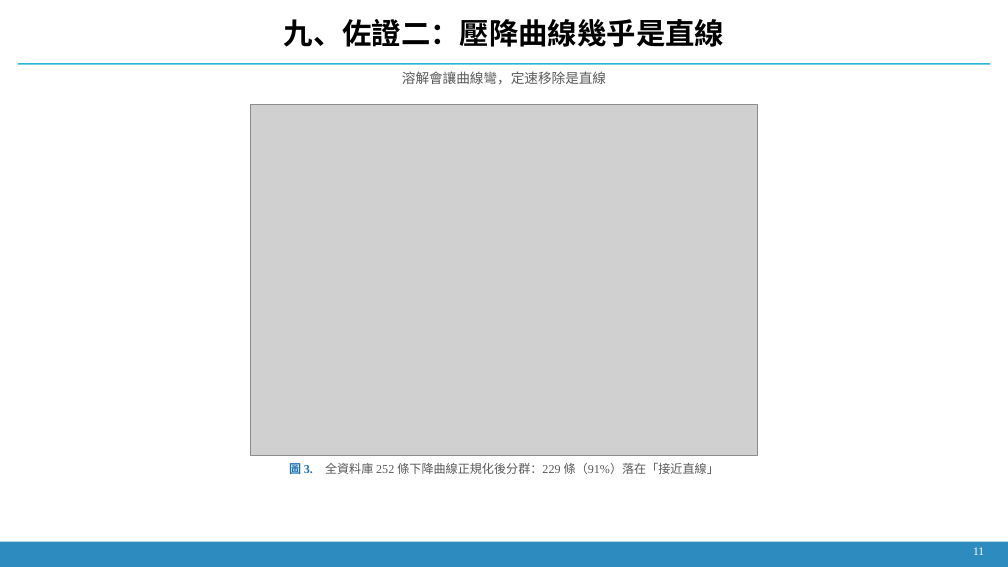
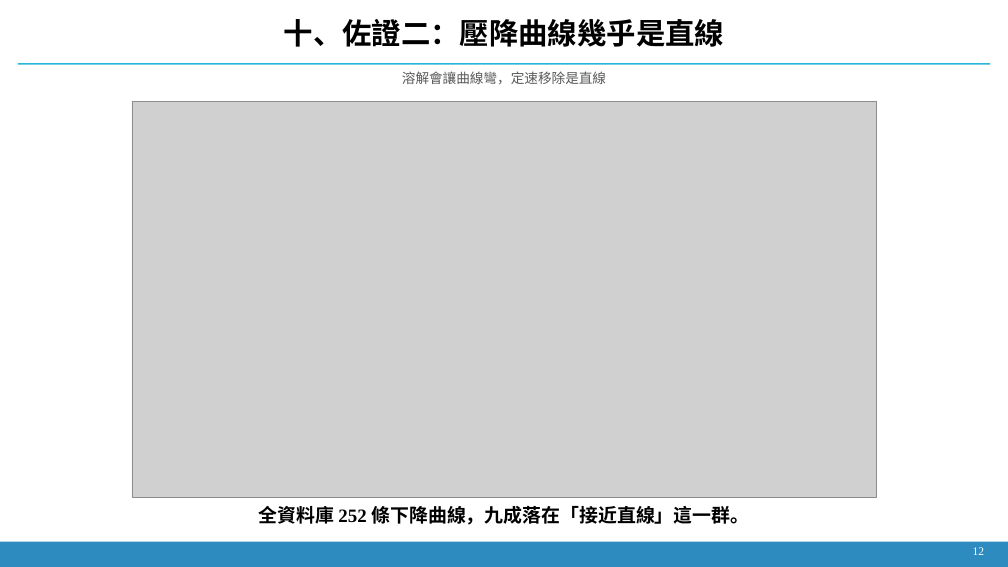
Before and after one commit to Yutou0601/Bioreactor-Edge-AI, a slide deck: slide 11 of docs/decks/簡報_2026-09-21_氫氣流失與壓降歸因.pptx (slide 10 before the commit). Drawn at 1008x567 pixels with LibreOffice and Linux fonts; fonts in the diff are those of the drawing; grey boxes stand for pictures. Boxes give left, top, right and bottom in pixels: in the first picture for what was removed or moved away, otherwise in the second. Text is boxed around its words. In the diff, an @@ line names an element or a change of style, - is before the commit and + after.

```diff
--- a/docs/decks/簡報_2026-09-21_氫氣流失與壓降歸因.pptx
+++ b/docs/decks/簡報_2026-09-21_氫氣流失與壓降歸因.pptx
@@ text at [284, 19, 724, 47]: text changed @@
-九、佐證二：壓降曲線幾乎是直線
+十、佐證二：壓降曲線幾乎是直線
@@ picture: place and size @@
-picture at [251, 104, 758, 456]
+picture at [132, 101, 876, 498]
@@ text at [259, 506, 749, 525]: text changed; size 11.5 to 18 pt; text colour #595959 to #000000; bold on @@
-圖 3. 全資料庫 252 條下降曲線正規化後分群：229 條（91%）落在「接近直線」
+全資料庫 252 條下降曲線，九成落在「接近直線」這一群。
@@ text at [973, 547, 985, 555]: text changed @@
-11
+12
```
Also in this commit, not shown: 12 other slides changed, 3 slides added, 22 other files.
